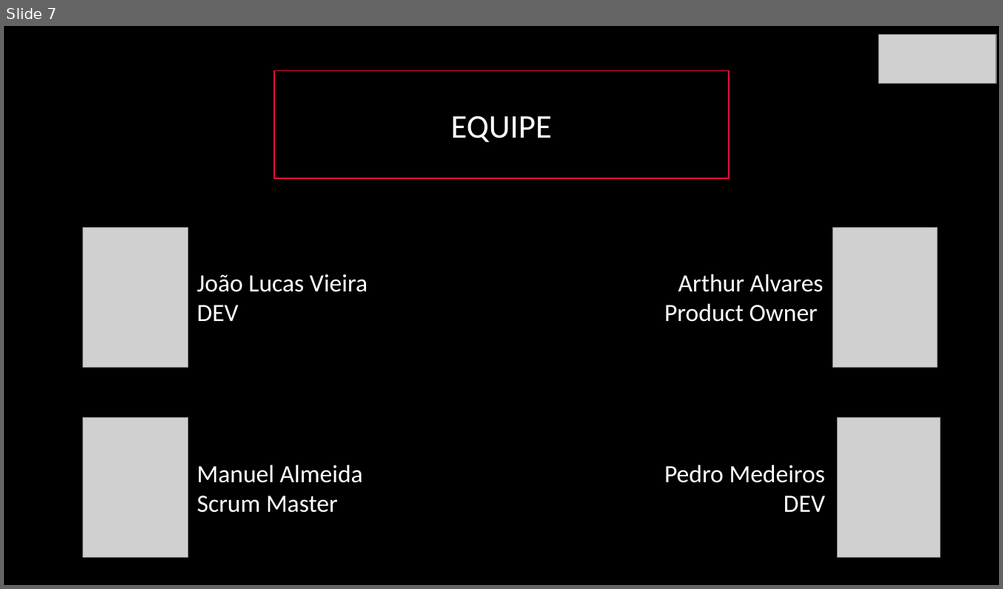
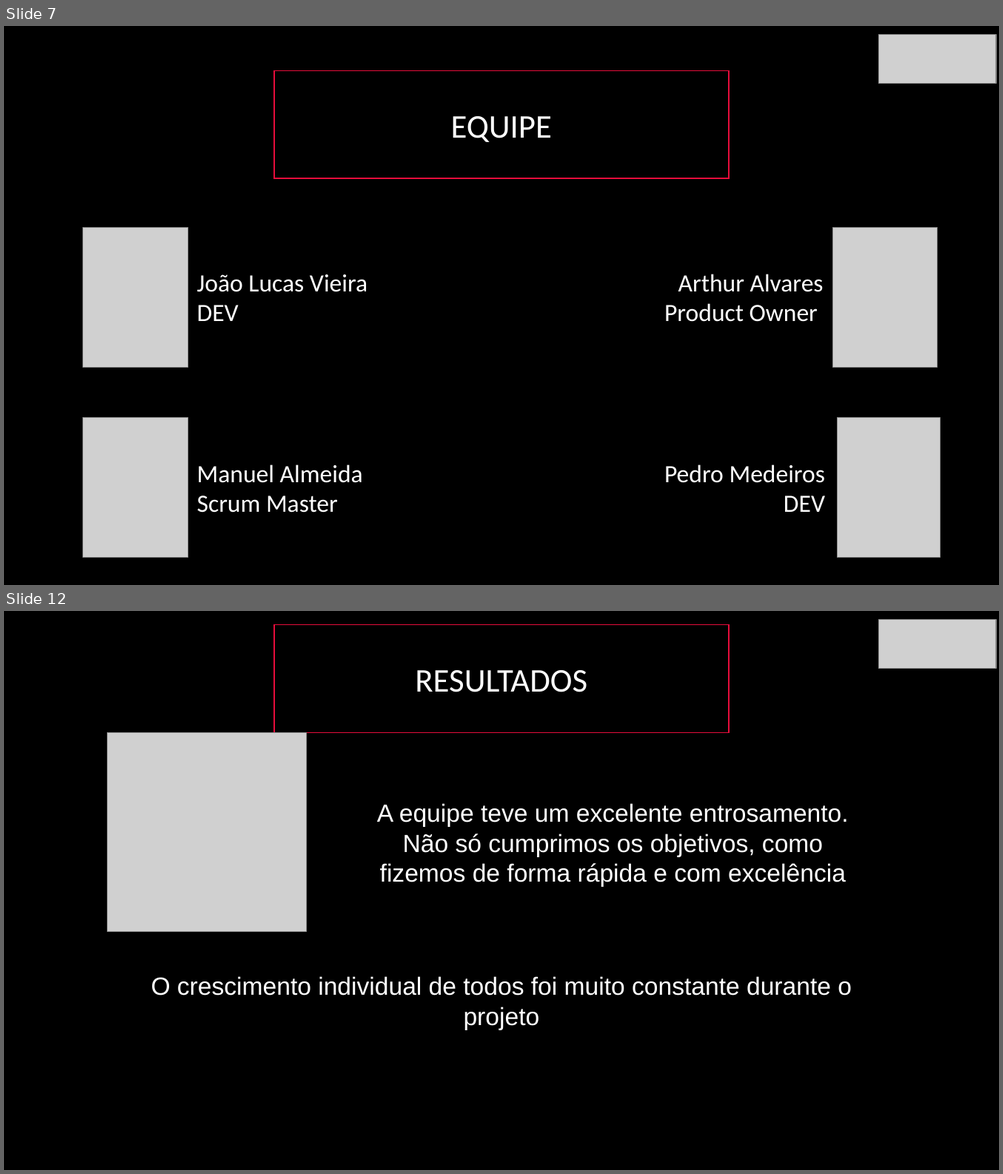
Before and after one commit to BandTec/blind-market, a slide deck: Apresentação-blindmarket.pptx. Shown one above the other, each under a label of ours: slide 7 before the commit, slides 7 and 12 after it; the slides between them are not shown. The pictures are 1003x589 and 1003x1174 pixels, drawn with LibreOffice and Linux fonts; fonts in the diff are those of the drawing; grey boxes stand for pictures. Boxes give left, top, right and bottom in pixels: in the first picture for what was removed or moved away, otherwise in the second. Text is boxed around its words. In the diff, an @@ line names an element or a change of style, - is before the commit and + after.

Commit message:
Edição do slide de apresentação do projeto

```diff
--- a/Apresentação-blindmarket.pptx
+++ b/Apresentação-blindmarket.pptx
@@ slide 12 added at [4, 611, 999, 1170], background #000000 @@
@@ rectangle added at [274, 624, 728, 732], fill #000000, outline #E50D3B 1 pt, 32 pt, text #FFFFFF @@
+RESULTADOS
@@ picture added at [879, 620, 996, 669] @@
@@ picture added at [107, 732, 306, 932] @@
@@ text added at [377, 803, 848, 887], 24 pt, text #FFFFFF @@
+A equipe teve um excelente entrosamento. Não só cumprimos os objetivos, como fizemos de forma rápida e com excelência
@@ text added at [151, 977, 851, 1031], 24 pt, text #FFFFFF @@
+O crescimento individual de todos foi muito constante durante o projeto
```
Also in this commit, not shown: 7 other slides added, 1 slide removed.
